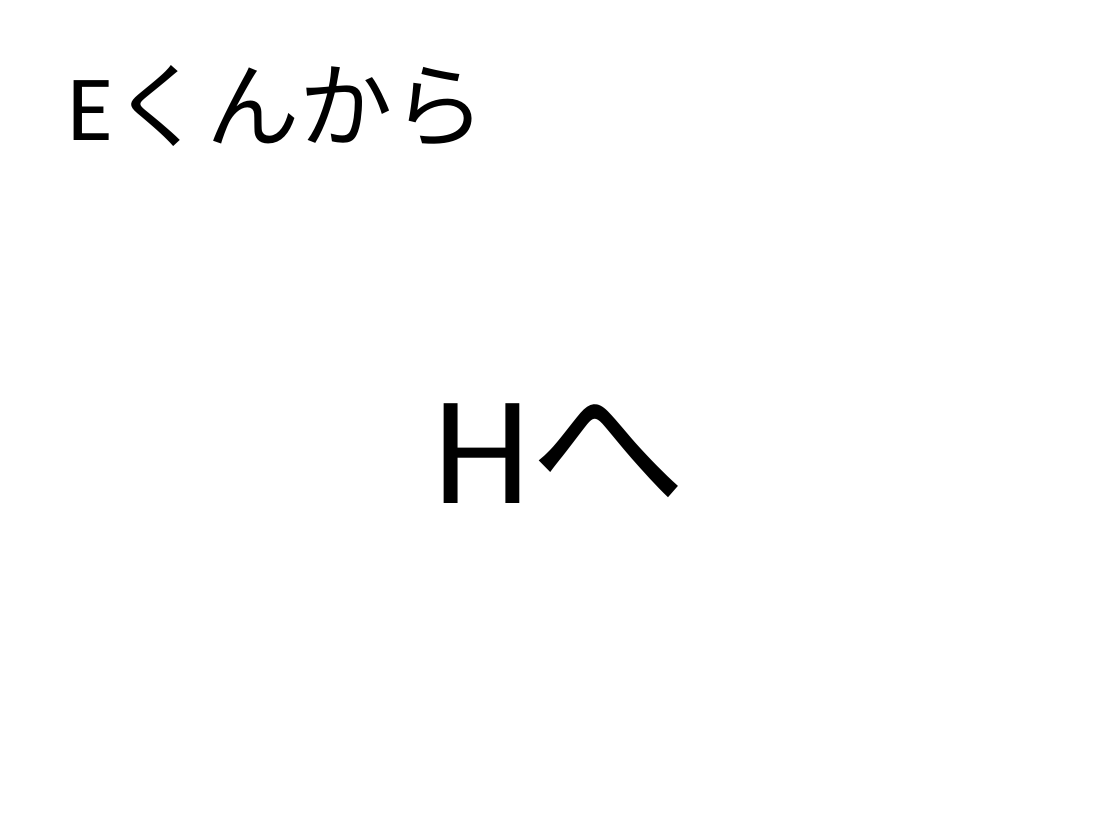
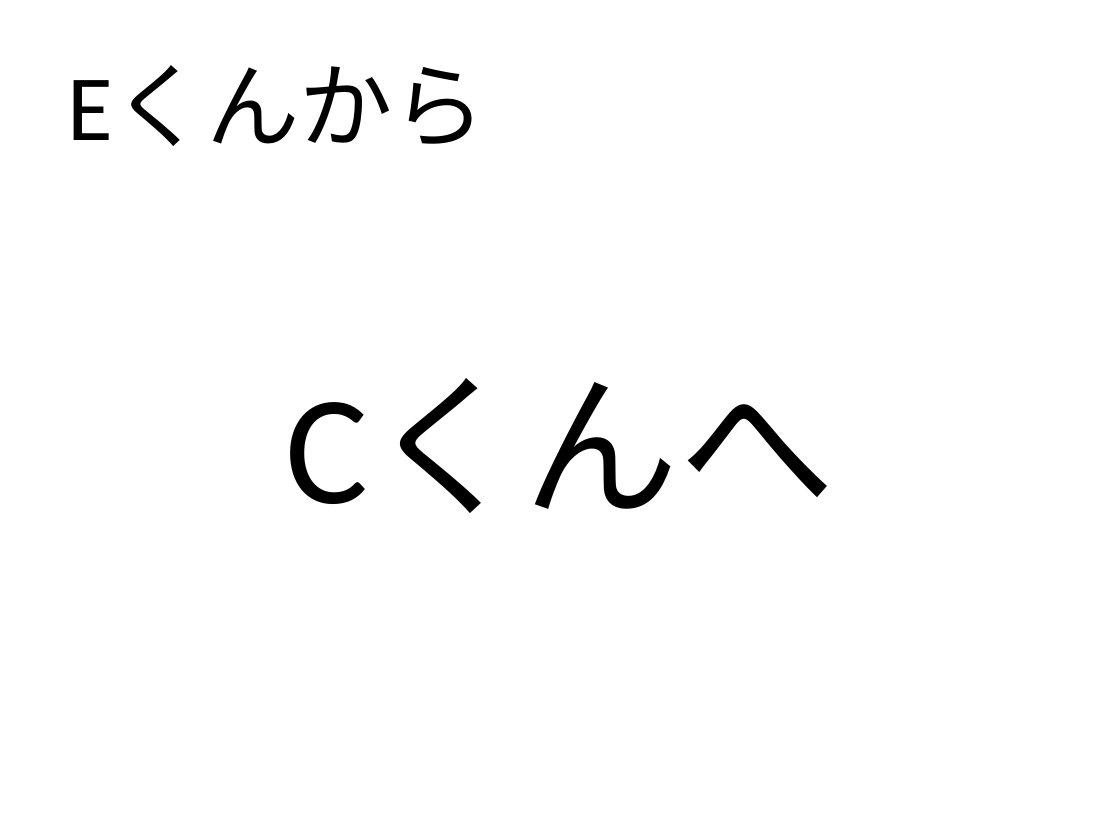
Before and after one commit to furaga/GiftExchange, a slide deck: slide 6 of GiftExchange.ppt (slide 8 before the commit). Drawn at 1120x840 pixels with LibreOffice and Linux fonts; fonts in the diff are those of the drawing. Boxes give left, top, right and bottom in pixels: in the first picture for what was removed or moved away, otherwise in the second. Text is boxed around its words. In the diff, an @@ line names an element or a change of style, - is before the commit and + after.

```diff
--- a/GiftExchange.ppt
+++ b/GiftExchange.ppt
@@ text at box(285, 378, 834, 513): text changed @@
-Hへ
+Cくんへ
```
Also in this commit, not shown: 5 other slides changed, 5 slides added, 3 slides removed, 1 other file.
